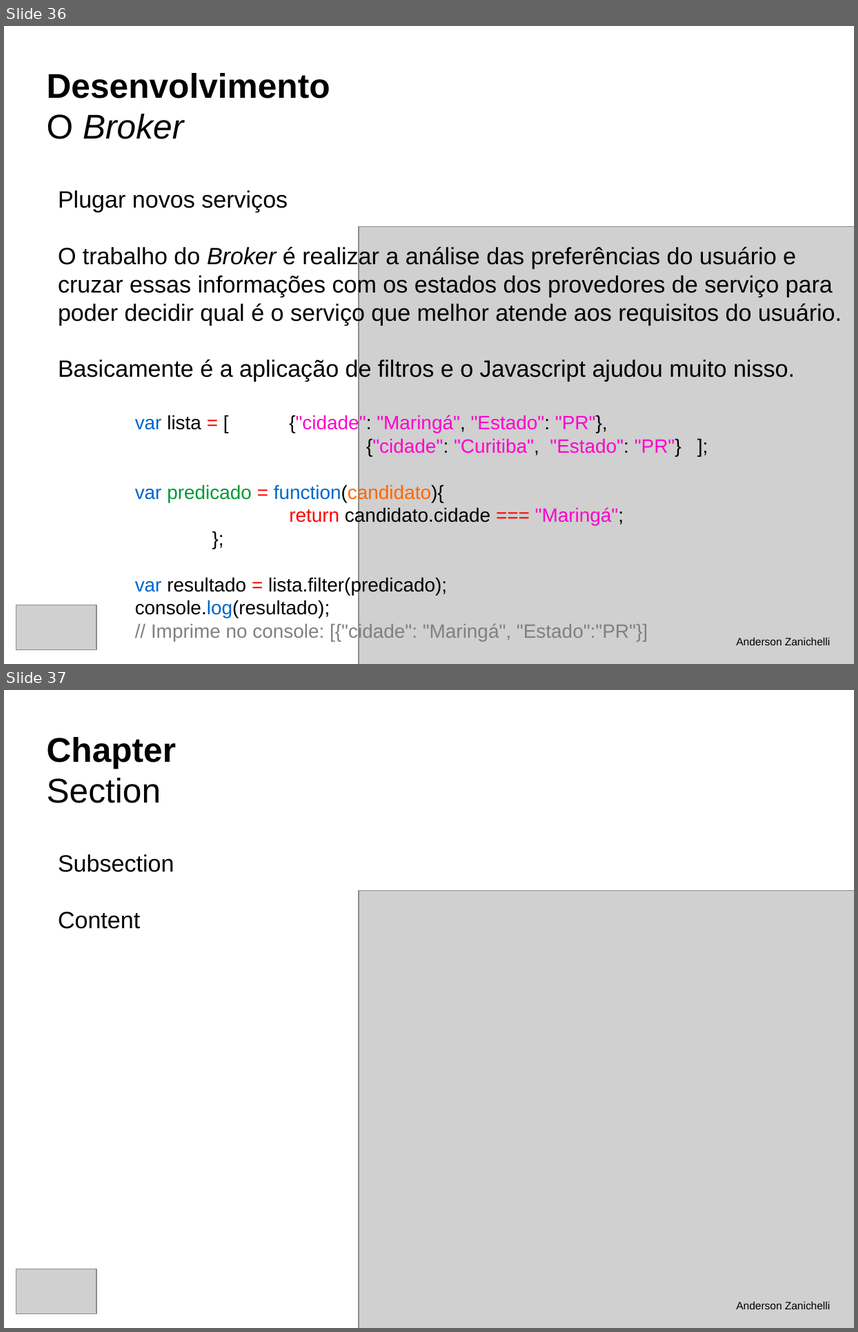
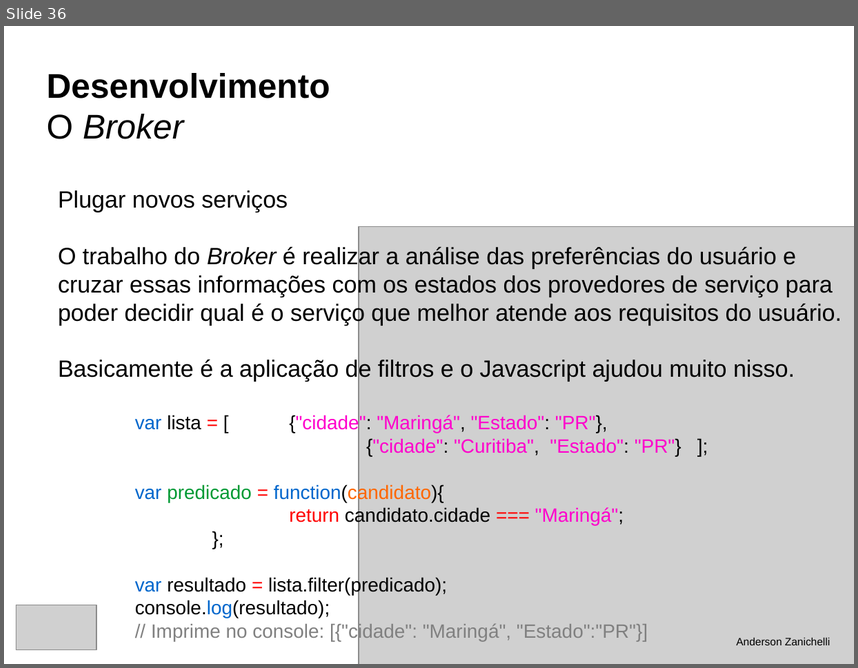
Before and after one commit to andersonzanichelli/tcc-informatica, a slide deck: defesa.odp. Shown one above the other, each under a label of ours: slides 36 and 37 before the commit, slide 36 after it. The pictures are 858x1332 and 858x668 pixels, drawn with LibreOffice and Linux fonts; fonts in the diff are those of the drawing; grey boxes stand for pictures. Boxes give left, top, right and bottom in pixels: in the first picture for what was removed or moved away, otherwise in the second. Text is boxed around its words. In the diff, an @@ line names an element or a change of style, - is before the commit and + after.

```diff
--- a/defesa.odp
+++ b/defesa.odp
@@ slide 37 removed at (4, 690, 854, 1328), background #FFFFFF @@
@@ title removed at (47, 737, 176, 803) @@
-Chapter
-Section
@@ text removed at (58, 854, 174, 929) @@
-Subsection
-Content
@@ picture removed at (359, 891, 854, 1328) @@
@@ picture removed at (16, 1268, 96, 1314) @@
@@ text removed at (736, 1301, 830, 1309) @@
-Anderson Zanichelli
```
Also in this commit, not shown: 2 slides changed, 8 slides added, 5 other files.
